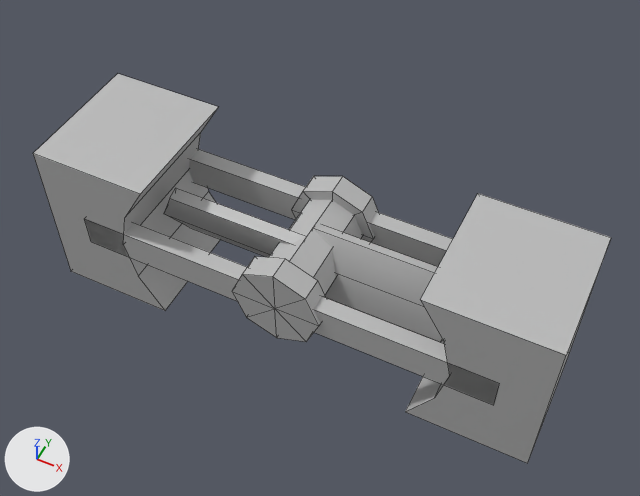
The FBX model Assets/Models/Items/fan_01/fan_01.fbx, before and after one commit.
Rendered twice from a 50 mm lens placed at (0.0004, -0.0345, 0.0379), pointed at (-0.0156, -0.0026, -0.002). Arrows for +X, +Y and +Z are at lower left; the lights stay in place. Mesh edges are drawn as thin lines. Where no turn or scale is listed for an object, it has been applied to the vertices.

In view in the first picture: 'fan_blade', 'fan_body'.
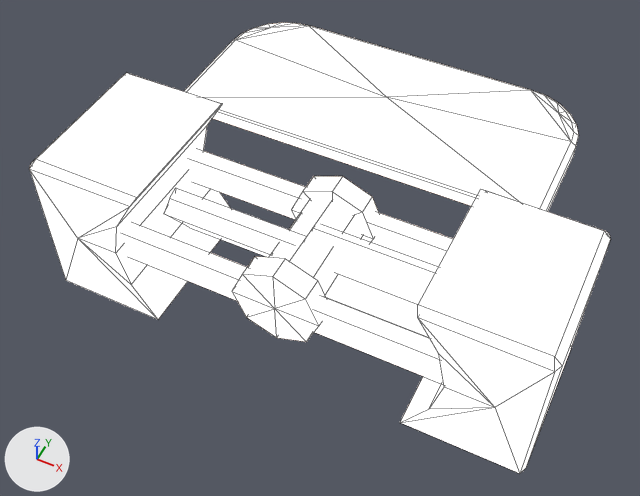
Pixel boxes [x1, y1, x2, y2] of what changed, in the pictures (640 x 496 px):
'fan_body', reshaped: before [33, 74, 611, 463]; after [29, 73, 611, 473]
'decorativeThingy', added: after [184, 23, 579, 211]
'fan_blade', recoloured (grey to white): [164, 188, 443, 342] in both
part 1 of me_mesh_001, rebuilt: before [405, 193, 611, 463]; after [400, 189, 611, 473]
part 2 of me_mesh_001, rebuilt (7% wider): before [33, 74, 220, 311]; after [29, 73, 230, 319]
part 3 of me_mesh_001, recoloured (grey to white): [123, 149, 453, 385] in both

The change, as a list of edits to the scene's bpy script:
```text
Add img_fan_color_jpg:
    img_fan_color_jpg = load_image('fan_color.jpg', 'fan_color.jpg', 1024, 1024, 'sRGB')
Add mat_fan_color_s:
    mat_fan_color_s = principled_material('fan_color_S')
    mat_fan_color_s.texture = img_fan_color_jpg
    mat_fan_color_s.roughness = 0.888
    mat_fan_color_s.emission_strength = 1.0
Change me_mesh_001:
    used by ob_fan_body; location = (0.0, 0.0, 0.0)
    remove me_mesh_001.from_pydata(...)  # 80 vertices, 78 faces; spans x -0.03..0.0, y -0.0092..-0.0008, z -0.005..0.005
    add me_mesh_001.from_pydata(...)  # 100 vertices, 116 faces; spans x -0.03..0.0, y -0.0098..-0.0002, z -0.005..0.005
    me_mesh_001 part 1: the loose piece of 14 vertices spanning x -0.0071..0.0, y -0.009..-0.001, z -0.005..0.005 is rebuilt with 24 vertices and now spans x -0.0071..0.0, y -0.0098..-0.0002, z -0.005..0.005, in mat_fan_color_s (picture img_fan_color_jpg)
    me_mesh_001 part 2: the loose piece of 14 vertices spanning x -0.03..-0.0229, y -0.009..-0.001, z -0.005..0.005 is rebuilt with 24 vertices and now spans x -0.03..-0.0229, y -0.0098..-0.0002, z -0.005..0.005, in mat_fan_color_s (picture img_fan_color_jpg)
    me_mesh_001 part 3: 60 faces spanning x -0.0275..-0.0025, y -0.0092..-0.0008, z -0.0027..0.0027 switch from mat_lambert1 (grey #bcbcbc) to mat_fan_color_s (picture img_fan_color_jpg)
Change me_mesh:
    where me_mesh.from_pydata(...)  # 40 vertices, 24 faces; spans x -0.0095..0.0095, y -0.0035..0.0035, z -0.002..0.002
    remove me_mesh.materials.append(mat_lambert1)  # grey #bcbcbc
    add me_mesh.materials.append(mat_fan_color_s)  # picture img_fan_color_jpg
Add me_mesh_002:
    me_mesh_002.from_pydata(...)  # 51 vertices, 52 faces; spans x -0.0114..0.0114, y -0.005..0.0053, z -0.0005..0.0005
    me_mesh_002.materials.append(mat_fan_color_s)  # picture img_fan_color_jpg
Add ob_decorativethingy:
    ob_decorativethingy = bpy.data.objects.new('decorativeThingy', me_mesh_002)
    ob_decorativethingy.location = (-0.015, 0.00476, 0.00363)
```
